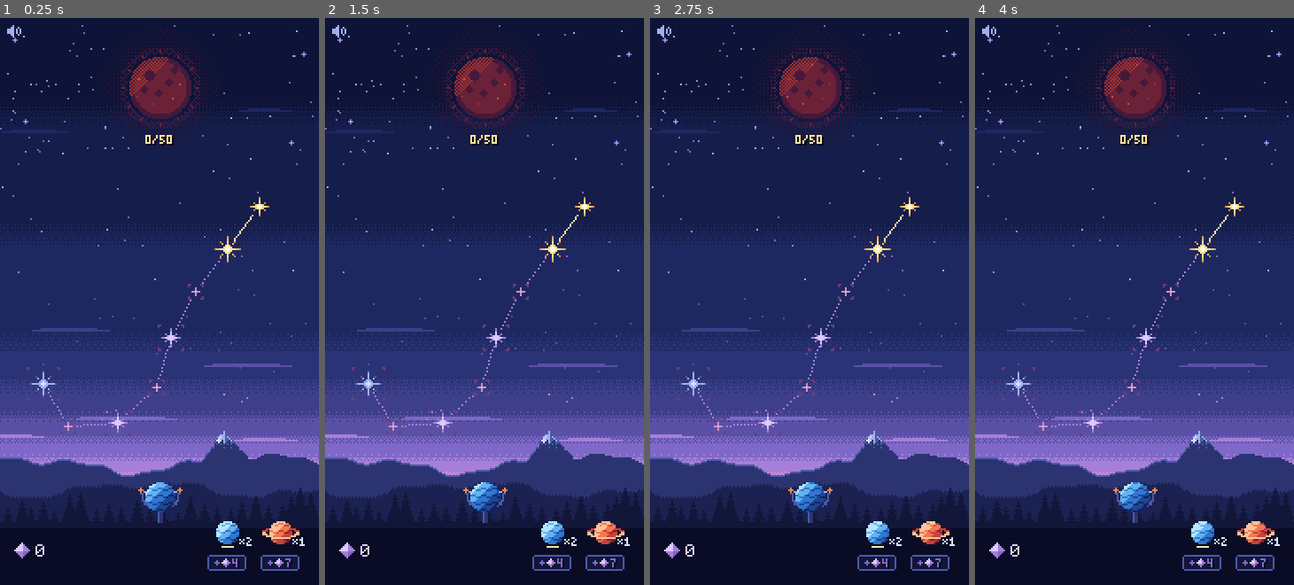
Above: before the commit, frames 1-4 (left to right).
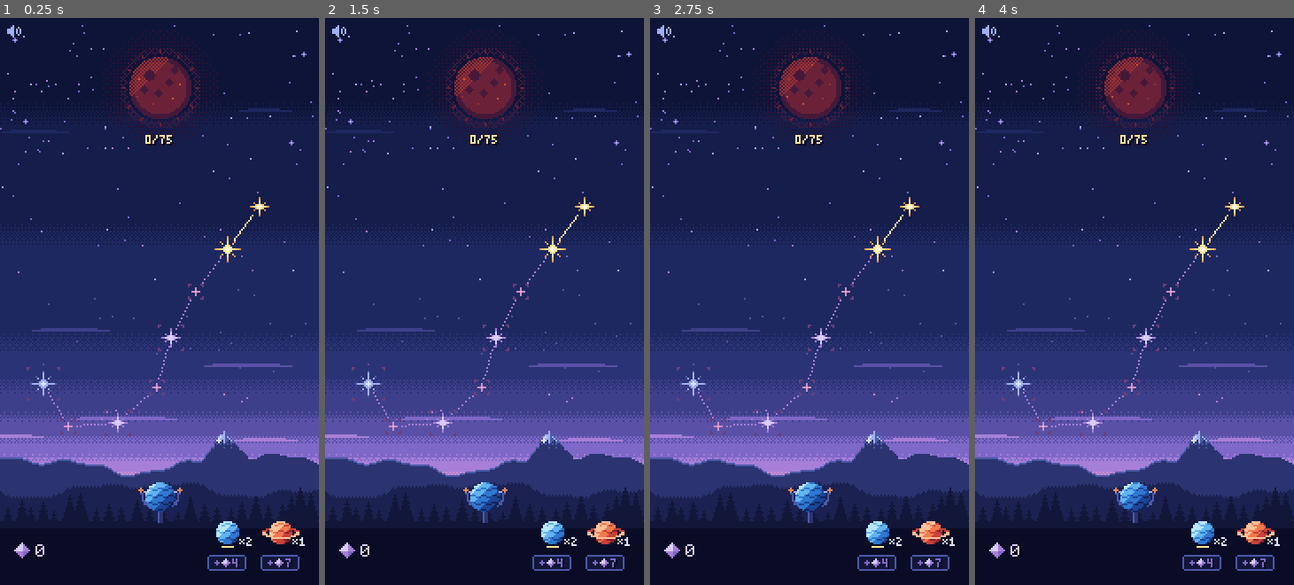
Above: after the commit, the same moments.

Repository: mrafael1/DustInSpace
Game: Godot game, scene res://game/scenes/main.tscn
Same seed, same stepped clock (60 frames per second), same inputs: the game is played once before the commit and once after it.
Inputs (mouse positions are in pixels of both pictures, inside the frame that each line leads up to):
- Up to frame 1 (0.25 s): no input
- Up to frame 2 (1.5 s): tap Enter at 0.5 s; move the mouse to (554, 273) at 0.52 s; hold Shift 0.53-1.25 s; click (554, 273) at 0.67 s; drag from (420, 329) to (468, 414) at 1.27 s
- Up to frame 3 (2.75 s): move the mouse to (841, 176) at 2.02 s; tap Ctrl at 2.1 s; click (841, 176) at 2.17 s
- Up to frame 4 (4 s): drag from (1118, 414) to (1038, 216) at 2.77 s; move the mouse to (1230, 386) at 3.52 s; tap B at 3.6 s; click (1230, 386) at 3.67 s

The runs differ from the first frame. In frame 1, less than 0.1% of the frame differs, in the area x 50-55%, y 20-23%; in frame 2, less than 0.1%; in frame 3, less than 0.1%; in frame 4, less than 0.1%.

Commit message:
tune: Scorpio's Sun fills at 75 (was 50)
sim --seed 1: 4.1 / 3.9 packs to win (was 3.9 / 3.8), 100% wins; plain stage
unchanged (87.9% / 86.7%).

Co-Authored-By: Claude Opus 5.5 <noreply@anthropic.com>
Claude-Session: https://claude.ai/code/session_01ASnDPR9SCSabzXswq9efCT

Diff:
--- a/game/config/balance.json
+++ b/game/config/balance.json
@@ -14,5 +14,5 @@
     "sequence":      { "dust": 3, "light": 25 }
   },
   "big_bang": { "base_dust": 8, "dust_per_cleared_star": 2 },
-  "scorpio": { "enabled": true, "sun_dust_per_star": 1, "sun_target": 50, "max_link_distance": 56 }
+  "scorpio": { "enabled": true, "sun_dust_per_star": 1, "sun_target": 75, "max_link_distance": 56 }
 }
--- a/tests/test_scorpio.gd
+++ b/tests/test_scorpio.gd
@@ -212,7 +212,7 @@
 func test_the_shipped_balance_sets_scorpios_reach_and_sun() -> void:
 	var balance: Balance = Balance.load_file()
 	assert_eq(balance.scorpio_max_link_distance, REACH, "each step of a link at most 56 px")
-	assert_eq(balance.scorpio_sun_target, 50, "Scorpio's Sun fills at 50")
+	assert_eq(balance.scorpio_sun_target, 75, "Scorpio's Sun fills at 75")
 	assert_eq(balance.sun_target, 100, "the plain stage keeps its 100")
 
 
Not shown, changed: docs/design.md
